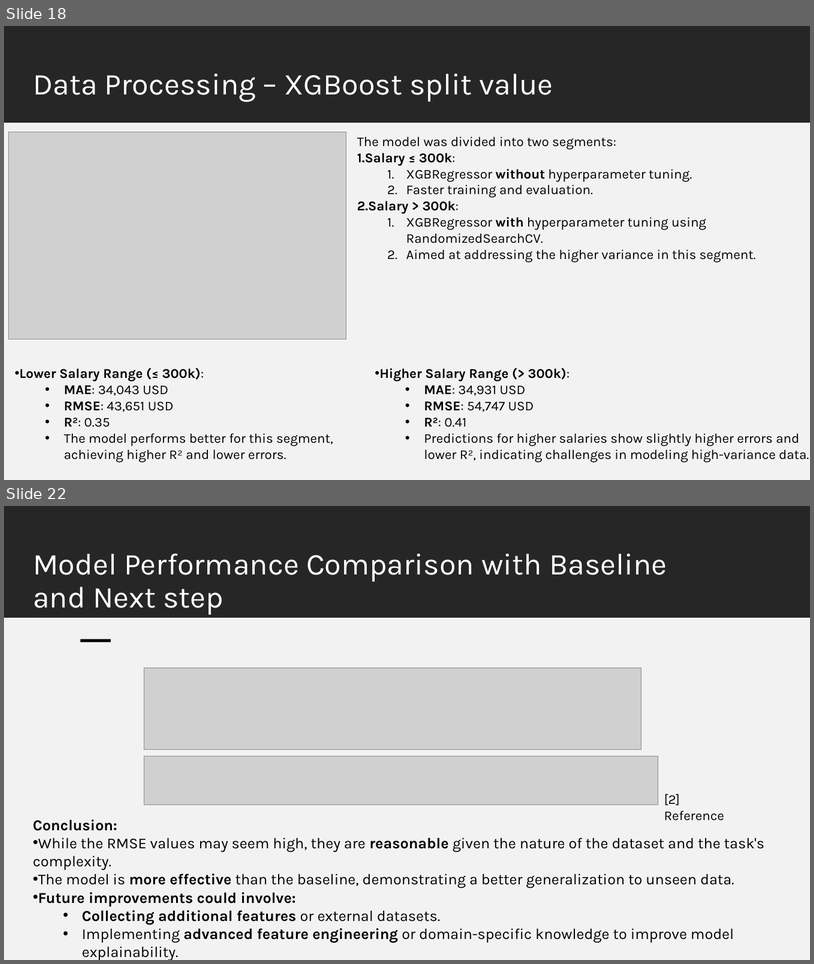
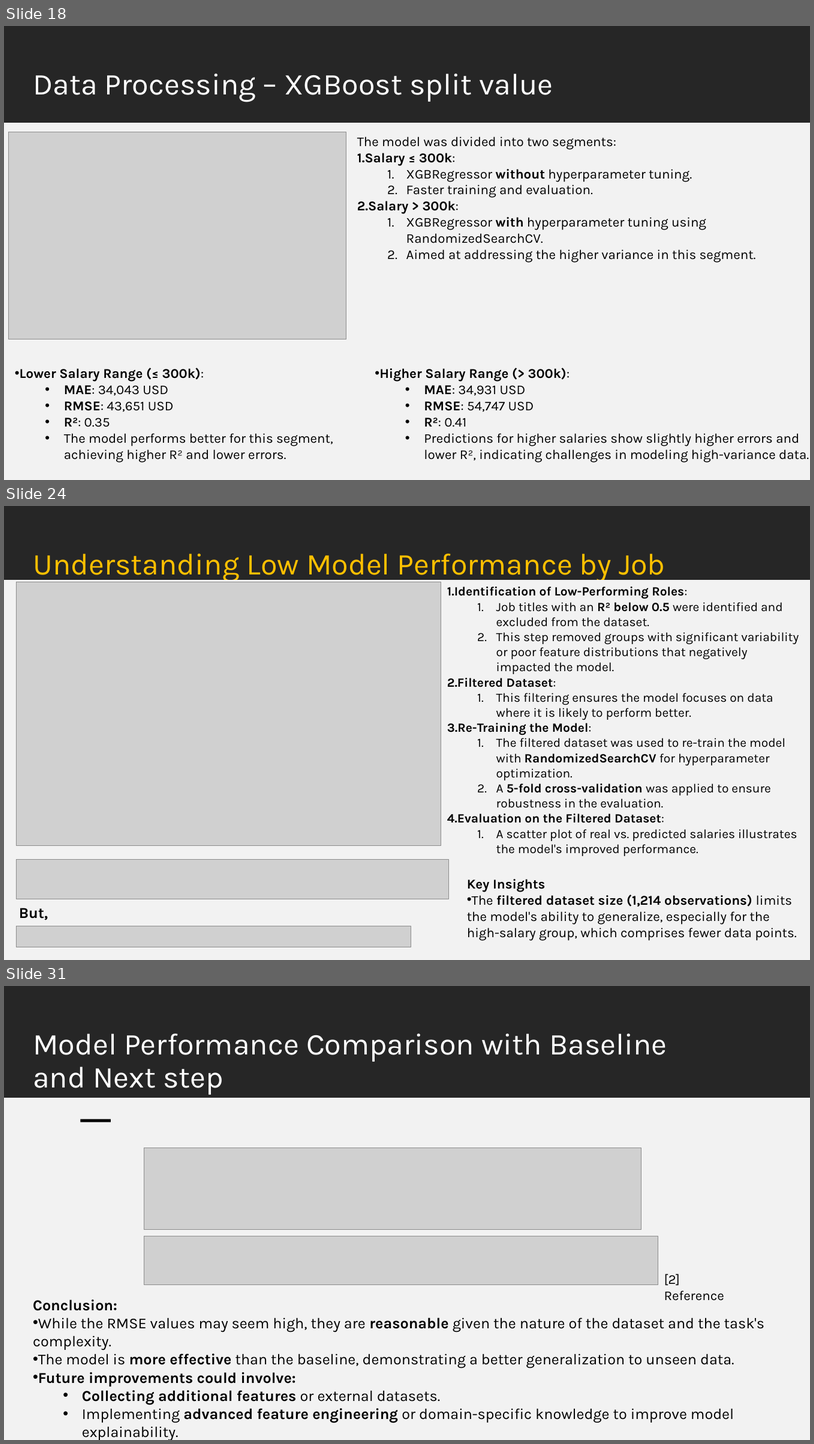
Before and after one commit to isnotJack/AI-project, a slide deck: slide.pptx. Shown one above the other, each under a label of ours: slides 18 and 22 before the commit, slides 18, 24 and 31 after it; the slides between them are not shown. The pictures are 814x964 and 814x1444 pixels, drawn with LibreOffice and Linux fonts; fonts in the diff are those of the drawing; grey boxes stand for pictures. Boxes give left, top, right and bottom in pixels: in the first picture for what was removed or moved away, otherwise in the second. Text is boxed around its words. In the diff, an @@ line names an element or a change of style, - is before the commit and + after.

```diff
--- a/slide.pptx
+++ b/slide.pptx
@@ slide 24 added at [4, 506, 810, 960], background #FFFFFF @@
@@ rectangle added at [4, 506, 810, 618], fill #262626 @@
@@ title added at [33, 553, 666, 582], 36 pt, text #FFC000 @@
+Understanding Low Model Performance by Job Title
@@ rectangle added at [4, 580, 810, 619], fill #F2F2F2, outline #F2F2F2 1.5 pt @@
@@ picture added at [16, 582, 441, 846] @@
@@ text added at [447, 586, 799, 856], 15 pt, text #000000 @@
+1. Identification of Low-Performing Roles:
+  1. Job titles with an R² below 0.5 were identified and excluded from the dataset.
+  2. This step removed groups with significant variability or poor feature distributions that negatively impacted the model.
+2. Filtered Dataset:
+  1. This filtering ensures the model focuses on data where it is likely to perform better.
+3. Re-Training the Model:
+  1. The filtered dataset was used to re-train the model with RandomizedSearchCV for hyperparameter optimization.
+  2. A 5-fold cross-validation was applied to ensure robustness in the evaluation.
+4. Evaluation on the Filtered Dataset:
+  1. A scatter plot of real vs. predicted salaries illustrates the model's improved performance.
@@ rectangle added at [4, 603, 810, 642], fill #F2F2F2, outline #F2F2F2 1.5 pt @@
@@ rectangle added at [4, 618, 810, 960], fill #F2F2F2 @@
@@ picture added at [16, 859, 449, 898] @@
@@ text added at [467, 879, 797, 940], 16 pt, text #000000 @@
+Key Insights
+• The filtered dataset size (1,214 observations) limits the model's ability to generalize, especially for the high-salary group, which comprises fewer data points.
@@ text added at [19, 907, 48, 920], 18 pt, text #000000, bold @@
+But,
@@ picture added at [16, 926, 411, 946] @@
@@ what was slide 22 is now slide 31 @@
```
Also in this commit, not shown: 6 slides changed, 8 other slides added, 5 other files.
